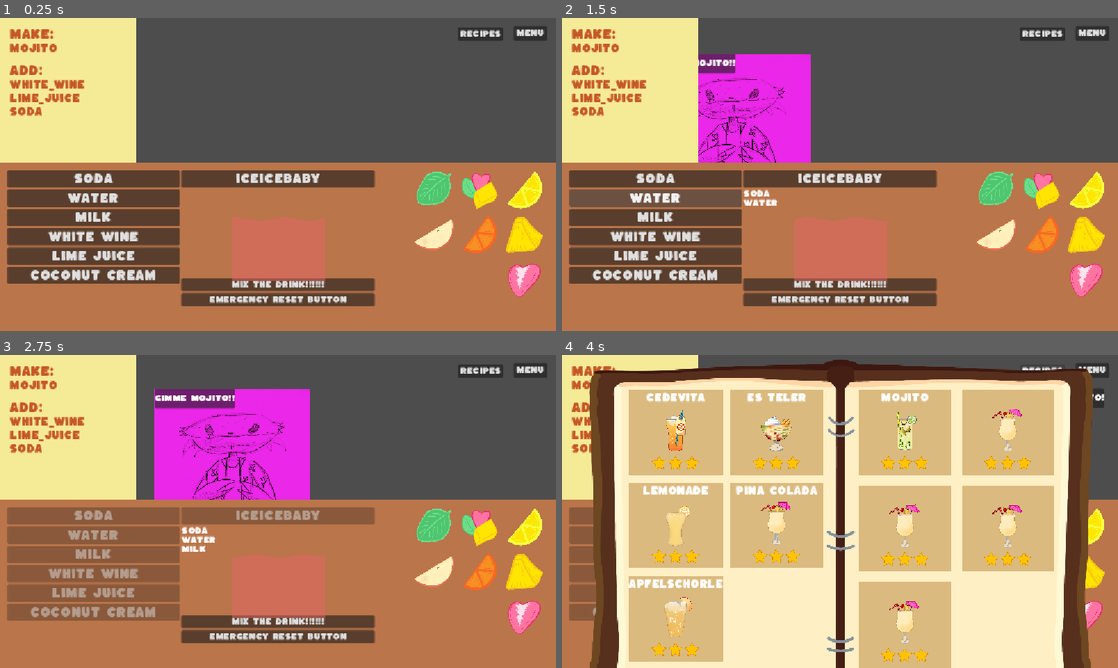
Above: before the commit, frames 1-4 (two rows, left to right).
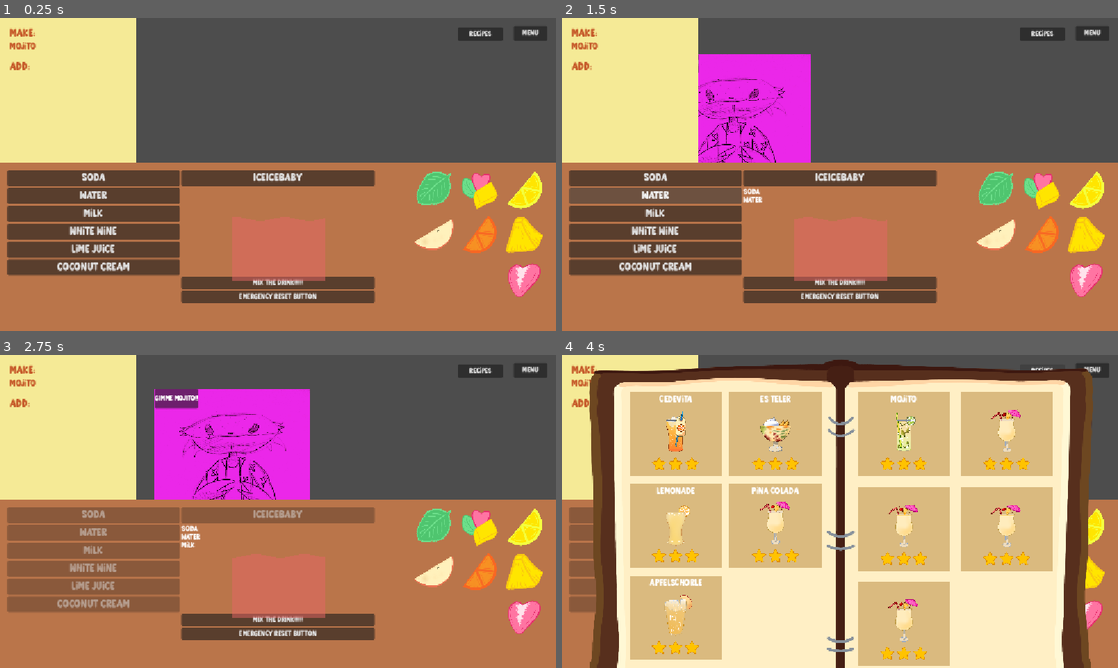
Above: after the commit, the same moments.

Repository: scumpiest/scammy-drink
Game: Godot game, scene res://scenes/crafting/counter_ui.tscn
Two runs of this game, one before a commit and one after it. Both use one fixed random seed, a clock stepped at 60 frames per second and the inputs below. The engine's default icon, where the game draws it, is replaced by a stand-in: a white triangle on a blue panel in a dark square.
Inputs:
- Up to frame 1 (0.25 s): no input
- Up to frame 2 (1.5 s): click "Soda" at 0.5 s; click "Water" at 1.25 s
- Up to frame 3 (2.75 s): click "Milk" at 2 s
- Up to frame 4 (4 s): click "MIX THE DRINK!!!!!!" at 2.75 s; click "Recipes" at 3.5 s

The runs differ from the first frame. In frame 1, 8.7% of the frame differs, in the area x 1-98%, y 3-93%; in frame 2, 9.3%; in frame 3, 8.9%; in frame 4, 7.5%.

Commit message:
feat: randomize ingredients on notes

Diff:
--- a/project.godot
+++ b/project.godot
@@ -28,7 +28,7 @@
 
 [gui]
 
-theme/custom="uid://cyu53k4dsgmi8"
+theme/custom_font="uid://c3t67p57di7wn"
 
 [input]
 
--- a/scenes/crafting/notes.gd
+++ b/scenes/crafting/notes.gd
@@ -5,26 +5,47 @@
 @onready var ingredient2: MarginContainer = $MarginContainer/VBoxContainer/VBoxContainer/Ingredient2
 @onready var ingredient3: MarginContainer = $MarginContainer/VBoxContainer/VBoxContainer/Ingredient3
 
+var random_chance: float = 0.0
+
 
 func update_display() -> void:
 	var order_data: Dictionary = get_order_data()
+
+	random_chance = order_data["random_chance"]
+
 	drink_name.update_from_order(order_data["recipe_key"])
-	ingredient1.update_from_order(order_data["ingredient1"])
-	ingredient2.update_from_order(order_data["ingredient2"])
-	ingredient3.update_from_order(order_data["ingredient3"])
+
+	update_ingredients(order_data["ingredients"])
 
 
 func get_order_data() -> Dictionary:
 	var recipe_key: String = GameManager.get_order()
 	var recipe_data: Dictionary = CraftingRecipe.crafting_dict[recipe_key]
 	var ingredients: Dictionary = recipe_data["ingredients"]
+	var ingredients_array: Array = ingredients.keys()
 
 	return {
 		"recipe_key": recipe_key,
-		"ingredient1": ingredients.keys()[0],
-		"ingredient2": ingredients.keys()[1],
-		"ingredient3": ingredients.keys()[2],
+		"ingredients": ingredients_array,
+		"random_chance": recipe_data["random_chance"],
 	}
+
+
+func update_ingredients(real_ingredients: Array) -> void:
+	var inventory_keys: Array = GameManager.inventory.keys()
+
+	var ingredient_lines: Array[MarginContainer] = [ingredient1, ingredient2, ingredient3]
+
+	for i in ingredient_lines.size():
+		var ingredient: String = ""
+		var random_ingredient: String = ""
+		if randf() < 0.5:
+			random_ingredient = inventory_keys[randi_range(0, inventory_keys.size() - 1)]
+			if not real_ingredients.has(random_ingredient):
+				ingredient = random_ingredient
+		else:
+			ingredient = real_ingredients[i]
+		ingredient_lines[i].update_from_order(ingredient)
 
 
 func try_scratch_at_position(global_pos: Vector2, replacement: String) -> bool:
--- a/scripts/crafting_recipe.gd
+++ b/scripts/crafting_recipe.gd
@@ -4,52 +4,62 @@
 
 var cedevita_recipe: Dictionary = {
 	"ingredients": {"soda": 1, "orange": 1, "ice": 1},
-	"product": {"cedevita": 1}
+	"product": {"cedevita": 1},
+	"random_chance": 0.5
 }
 
 var pina_colada_recipe: Dictionary = {
 	"ingredients": {"coconut_cream": 1, "pineapple": 1, "ice": 1},
-	"product": {"pina_colada": 1}
+	"product": {"pina_colada": 1},
+	"random_chance": 0.5
 }
 
 var rebujito_recipe: Dictionary = {
 	"ingredients": {"soda": 1, "white_wine": 1, "mint": 1},
-	"product": {"rebujito": 1}
+	"product": {"rebujito": 1},
+	"random_chance": 0.5
 }
 
 var apfelschorle_recipe: Dictionary = {
 	"ingredients": {"apple": 1, "soda": 1, "ice": 1},
-	"product": {"apfelschorle": 1}
+	"product": {"apfelschorle": 1},
+	"random_chance": 0.5
 }
 
 var lemonade_recipe: Dictionary = {
 	"ingredients": {"water": 1, "lemon": 1, "mint": 1},
-	"product": {"lemonade": 1}
+	"product": {"lemonade": 1},
+	"random_chance": 0.5
 }
 
 var mojito_recipe: Dictionary = {
 	"ingredients": {"white_wine": 1, "lime_juice": 1, "soda": 1},
-	"product": {"mojito": 1}
+	"product": {"mojito": 1},
+	"random_chance": 0.5
 }
 
 var strawberry_milkshake_recipe: Dictionary = {
 	"ingredients": {"milk": 1, "strawberry": 1, "ice": 1},
-	"product": {"strawberry_milkshake": 1}
+	"product": {"strawberry_milkshake": 1},
+	"random_chance": 0.5
 }
 
 var coconut_mocktail_recipe: Dictionary = {
 	"ingredients": {"coconut_cream": 1, "lime_juice": 1, "ice": 1},
-	"product": {"coconut_mocktail": 1}
+	"product": {"coconut_mocktail": 1},
+	"random_chance": 0.5
 }
 
 var party_mix_recipe: Dictionary = {
 	"ingredients": {"white_wine": 1, "lime_juice": 1, "mixed_fruits": 1},
-	"product": {"party_mix": 1}
+	"product": {"party_mix": 1},
+	"random_chance": 0.5
 }
 
 var es_teler_recipe: Dictionary = {
 	"ingredients": {"milk": 1, "mixed_fruits": 1, "ice": 1},
-	"product": {"es_teler": 1}
+	"product": {"es_teler": 1},
+	"random_chance": 0.5
 }
 
 func _ready():
Binary file added: assets/Sugar Groovy.ttf
Not shown, added: assets/Sugar Groovy.ttf.import
Not shown, added: bash.exe.stackdump
